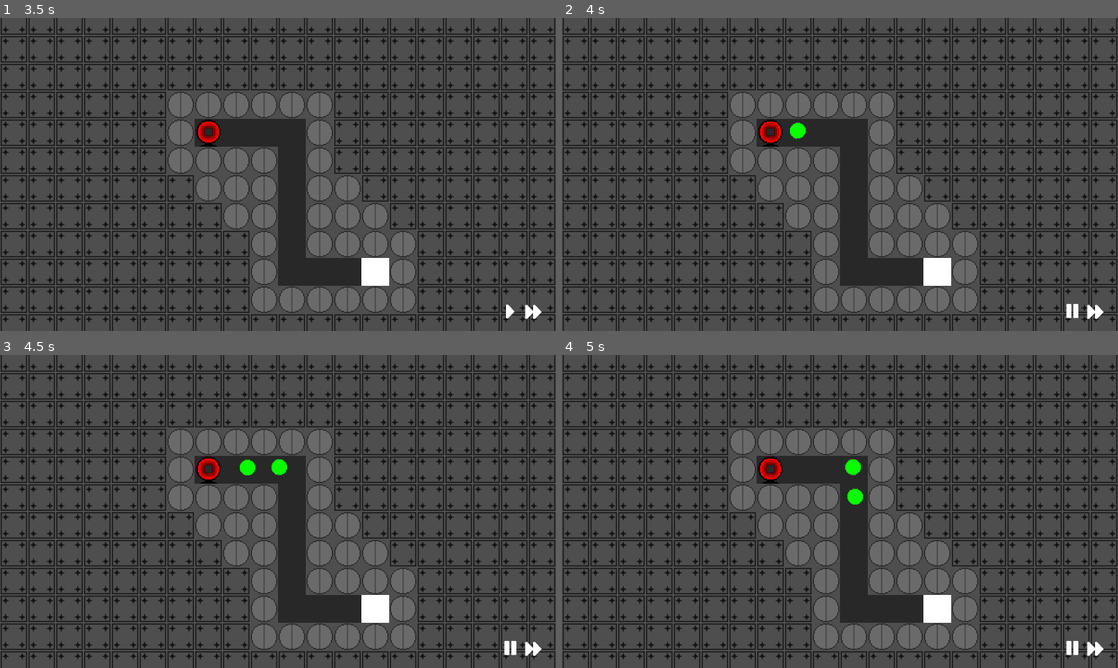
Above: before the commit, frames 1-4 (two rows, left to right).
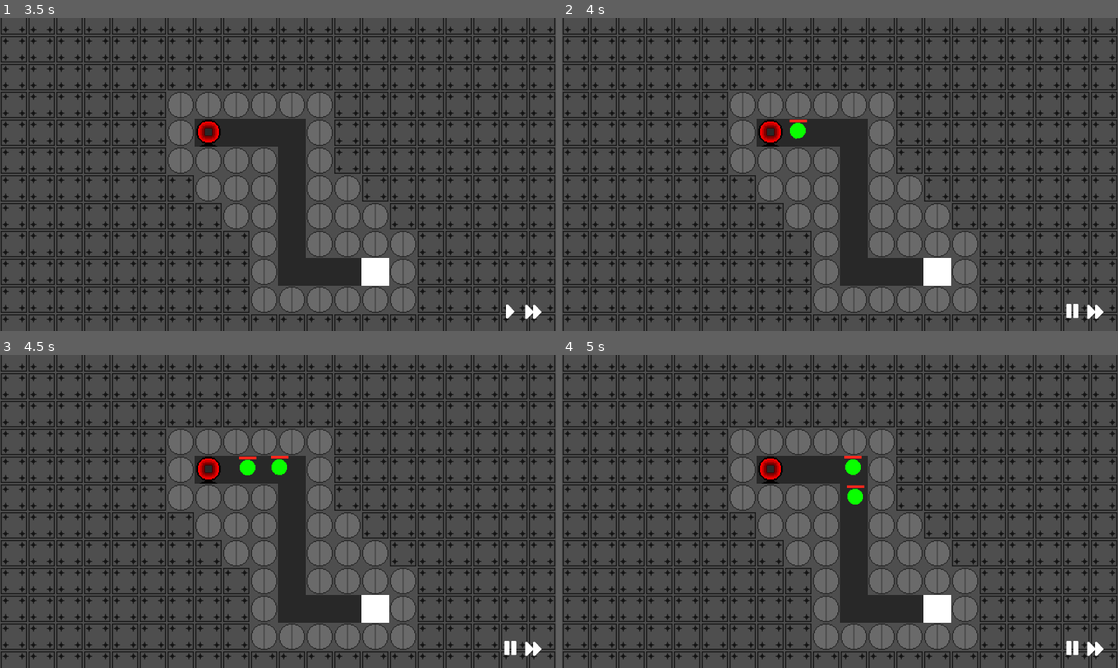
Above: after the commit, the same moments.

Repository: AdamBortt/2DTD
Game: Godot game, scene res://Scenes/scene_handler.tscn
The game is run twice, just before and just after one commit, with the same random seed, the same clock (stepped at 60 frames per second) and the same inputs.
Inputs (mouse positions are in pixels of both pictures, inside the frame that each line leads up to):
- Up to frame 1 (3.5 s): click (278, 99) at 0.5 s; click (533, 312) at 1.25 s; click (533, 312) at 2 s; click (533, 312) at 2.75 s
- Up to frame 2 (4 s): click (1073, 312) at 3.5 s
- Up to frame 3 (4.5 s): move the mouse to (400, 495) at 4.27 s; click (400, 495) at 4.35 s
- Up to frame 4 (5 s): no input

Frame 1 is identical in both runs. In frame 2, less than 0.1% of the frame differs, in the area x 40-45%, y 32-34%; in frame 3, less than 0.1%, in the area x 43-52%, y 32-34%; in frame 4, less than 0.1%.

Commit message:
Added health bars to enemies

Diff:
--- a/Scenes/Enemies/normal_1.gd
+++ b/Scenes/Enemies/normal_1.gd
@@ -4,14 +4,24 @@
 var hp = GameData.enemy_data["normal_1"]["hp"]
 var size = GameData.enemy_data["normal_1"]["size"]
 
+@onready var health_bar = get_node("Healthbar")
+
+func _ready():
+	health_bar.set_as_top_level(true)
+	health_bar.set_position(position - Vector2(10, 14))
+	health_bar.max_value = hp
+	health_bar.value = hp
+
 func _physics_process(delta):
 	move(delta)
 
 func move(delta):
 	set_progress(get_progress() + speed * delta)
+	health_bar.set_position(position - Vector2(10, 14))
 
 func on_hit(damage):
 	hp -= damage
+	health_bar.value = hp
 	if hp <= 0:
 		on_destroy()
 
--- a/Scenes/Enemies/normal_1.tscn
+++ b/Scenes/Enemies/normal_1.tscn
@@ -1,7 +1,8 @@
-[gd_scene load_steps=4 format=3 uid="uid://c36pt40kfvgap"]
+[gd_scene load_steps=5 format=3 uid="uid://c36pt40kfvgap"]
 
 [ext_resource type="Script" path="res://Scenes/Enemies/normal_1.gd" id="1_8icv0"]
 [ext_resource type="Texture2D" uid="uid://rg01h5inxamh" path="res://Assets/Enemies/Normal1.png" id="1_vixxs"]
+[ext_resource type="Texture2D" uid="uid://7wls8e45xql5" path="res://Assets/Enemies/HPbar.jpg" id="3_my53w"]
 
 [sub_resource type="CircleShape2D" id="CircleShape2D_0s4mp"]
 radius = 9.0
@@ -17,3 +18,16 @@
 
 [node name="CollisionShape2D" type="CollisionShape2D" parent="CharacterBody2D"]
 shape = SubResource("CircleShape2D_0s4mp")
+
+[node name="Healthbar" type="TextureProgressBar" parent="."]
+offset_left = -10.0
+offset_top = -14.0
+offset_right = 157.0
+offset_bottom = 10.0
+scale = Vector2(0.12, 0.12)
+value = 50.0
+nine_patch_stretch = true
+texture_under = ExtResource("3_my53w")
+texture_progress = ExtResource("3_my53w")
+tint_under = Color(0.443137, 0.0823529, 0.121569, 1)
+tint_progress = Color(1, 0.152941, 0.109804, 1)
Binary file added: Assets/Enemies/HPbar.jpg
Not shown, added: Assets/Enemies/HPbar.jpg.import
